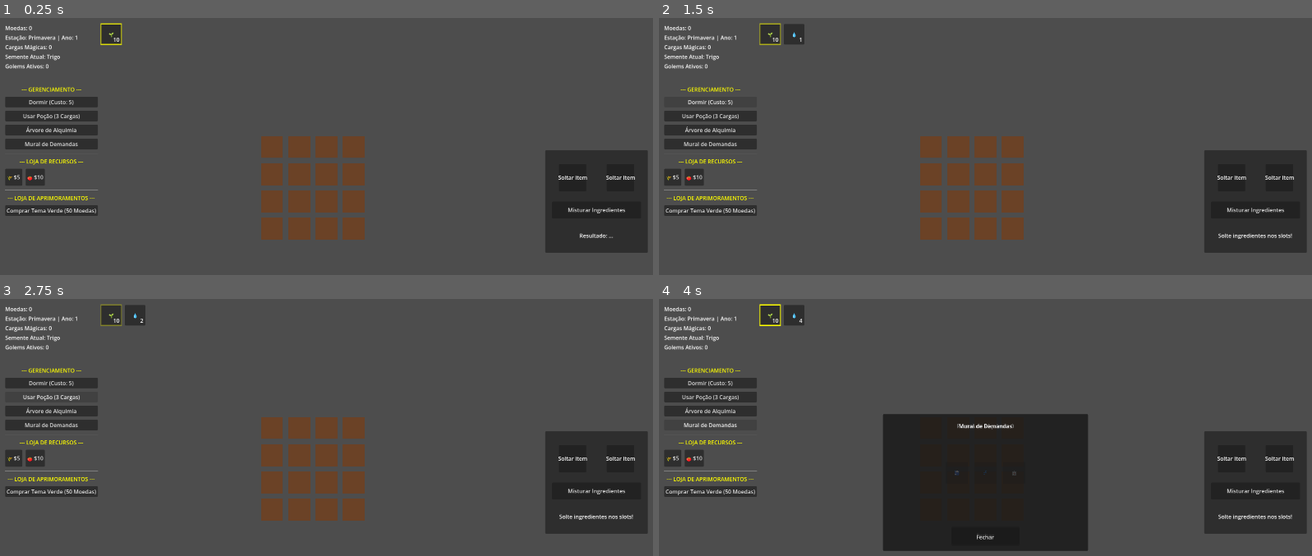
Above: before the commit, frames 1-4 (two rows, left to right).
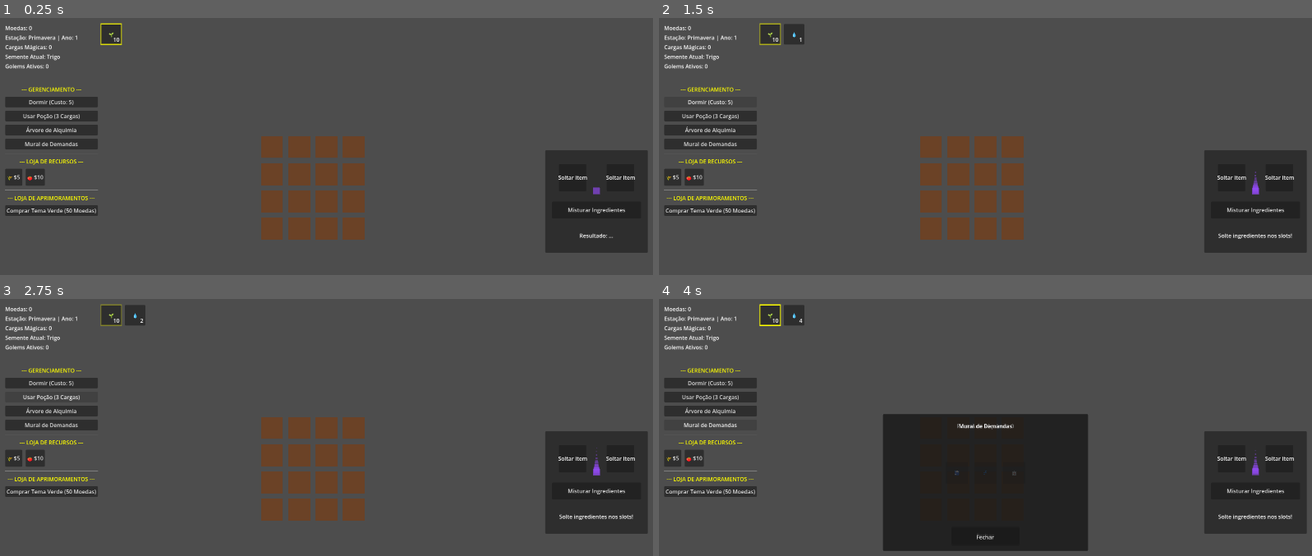
Above: after the commit, the same moments.

Repository: LeandroSatsuki/Cauldron-Crops
Game: Godot game, scene res://Scenes/Main.tscn
Same seed, same stepped clock (60 frames per second), same inputs: the game is played once before the commit and once after it.
Inputs:
- Up to frame 1 (0.25 s): no input
- Up to frame 2 (1.5 s): click "Misturar Ingredientes" at 0.5 s; click "Dormir (Custo: 5)" at 1.25 s
- Up to frame 3 (2.75 s): click "Usar Poção (3 Cargas)" at 2 s
- Up to frame 4 (4 s): click "Árvore de Alquimia" at 2.75 s; click "Mural de Demandas" at 3.5 s

The runs differ from the first frame. In frame 1, less than 0.1% of the frame differs, in the area x 90-92%, y 65-69%; in frame 2, less than 0.1%; in frame 3, less than 0.1%; in frame 4, less than 0.1%, in the area x 90-92%, y 58-69%.

Commit message:
bugfix do alerta e adicao de sistemas de particulas 2d para cauldrons e plots

Diff:
--- a/Scenes/Cauldron.tscn
+++ b/Scenes/Cauldron.tscn
@@ -1,7 +1,11 @@
-[gd_scene load_steps=3 format=3]
+[gd_scene load_steps=4 format=3]
 
 [ext_resource type="Script" path="res://Scripts/Cauldron.gd" id="1_cauldrongd"]
 [ext_resource type="Script" path="res://Scripts/DropSlot.gd" id="2_dropslotgd"]
+
+[sub_resource type="Curve" id="Curve_smoke"]
+_data = [Vector2(0, 1), 0.0, 0.0, 0, 0, Vector2(1, 0), 0.0, 0.0, 0, 0]
+point_count = 2
 
 [node name="CauldronUI" type="Panel"]
 anchor_left = 1.0
@@ -69,3 +73,27 @@
 text = "Resultado: ..."
 horizontal_alignment = 1
 vertical_alignment = 1
+
+[node name="FumacaParticulas" type="CPUParticles2D" parent="."]
+position = Vector2(150, 120)
+amount = 15
+lifetime = 2.0
+gravity = Vector2(0, -50)
+scale_amount_min = 20.0
+scale_amount_max = 20.0
+scale_amount_curve = SubResource("Curve_smoke")
+color = Color(0.588235, 0.294118, 0.980392, 0.4)
+
+[node name="ExplosaoMagica" type="CPUParticles2D" parent="."]
+position = Vector2(150, 120)
+emitting = false
+amount = 30
+one_shot = true
+explosiveness = 1.0
+spread = 180.0
+gravity = Vector2(0, 0)
+initial_velocity_min = 100.0
+initial_velocity_max = 100.0
+scale_amount_min = 5.0
+scale_amount_max = 5.0
+color = Color(1, 0.843137, 0, 1)
--- a/Scenes/FarmPlot.tscn
+++ b/Scenes/FarmPlot.tscn
@@ -39,3 +39,16 @@
 offset_right = 32.0
 offset_bottom = 32.0
 mouse_filter = 1
+
+[node name="DropRaroVFX" type="CPUParticles2D" parent="."]
+emitting = false
+amount = 20
+one_shot = true
+explosiveness = 0.9
+spread = 180.0
+gravity = Vector2(0, 50)
+initial_velocity_min = 80.0
+initial_velocity_max = 80.0
+scale_amount_min = 3.0
+scale_amount_max = 5.0
+color = Color(0.607843, 0.34902, 0.713726, 1)
--- a/Scripts/Cauldron.gd
+++ b/Scripts/Cauldron.gd
@@ -66,6 +66,7 @@
 				GlobalInventory.receitas_descobertas.append(chave_combinacao)
 			if resultado_label:
 				resultado_label.text = "Sucesso: Golem Coletor despertou!"
+			$ExplosaoMagica.emitting = true
 		else:
 			if removed_1:
 				GlobalInventory.adicionar_item(item1, 1)
@@ -86,6 +87,7 @@
 					GlobalInventory.receitas_descobertas.append(chave_combinacao)
 				if resultado_label:
 					resultado_label.text = "Nova Descoberta: " + resultado
+				$ExplosaoMagica.emitting = true
 			else:
 				if resultado_label:
 					resultado_label.text = "Mistura falhou! Ingredientes perdidos."
--- a/Scripts/FarmPlot.gd
+++ b/Scripts/FarmPlot.gd
@@ -136,18 +136,21 @@
 				if ui and ui.has_method("criar_texto_flutuante"):
 					ui.criar_texto_flutuante("💥 RARO!", global_position + Vector2(0, -20), Color(0.5, 0.2, 0.9))
 				print("💥 SORTE GRANDE! Drop raro: Semente de Inverno!")
+				$DropRaroVFX.emitting = true
 
 			if produto == "trigo" and randf() <= 0.005:
 				GlobalInventory.adicionar_item("palha_rara", 1)
 				if ui and ui.has_method("criar_texto_flutuante"):
 					ui.criar_texto_flutuante("Palha Rara!", global_position + Vector2(0, -40), Color(0.8, 0.2, 0.8))
 				print("💥 SORTE GRANDE! Drop raro: Palha Rara!")
+				$DropRaroVFX.emitting = true
 
 			if produto == "abobora_sombria" and randf() <= 0.02:
 				GlobalInventory.adicionar_item("rama_encantada", 1)
 				if ui and ui.has_method("criar_texto_flutuante"):
 					ui.criar_texto_flutuante("Rama Encantada!", global_position + Vector2(0, -40), Color(0.8, 0.2, 0.8))
 				print("💥 SORTE GRANDE! Drop raro: Rama Encantada!")
+				$DropRaroVFX.emitting = true
 
 			# Reseta o estado para VAZIO
 			estado_atual = State.VAZIO
--- a/Scripts/QuestManager.gd
+++ b/Scripts/QuestManager.gd
@@ -43,4 +43,3 @@
 		var q = quests_ativas[i]
 		if not q.get("aceita", false):
 			quests_ativas.remove_at(i)
-	quest_atualizada.emit()
